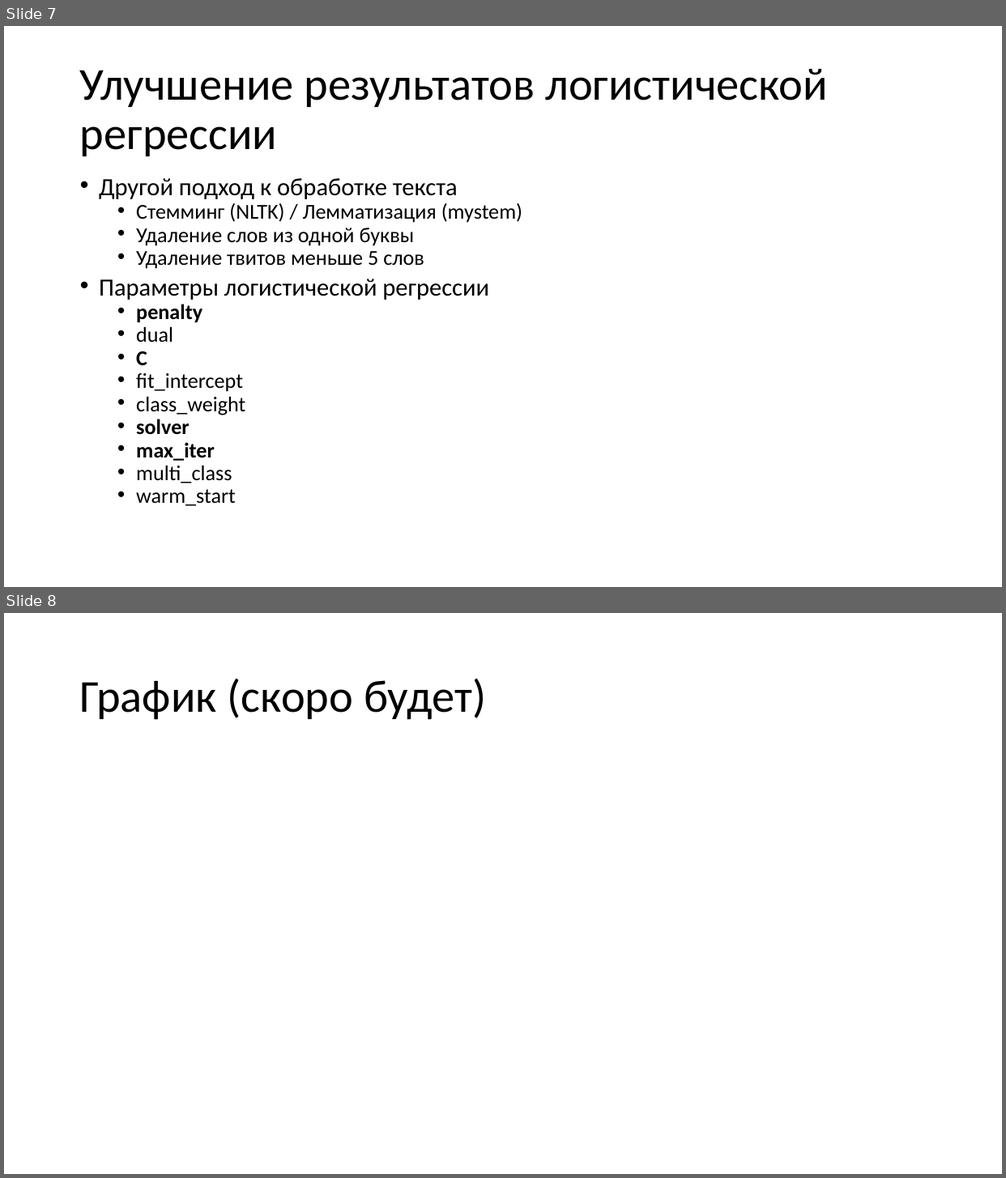
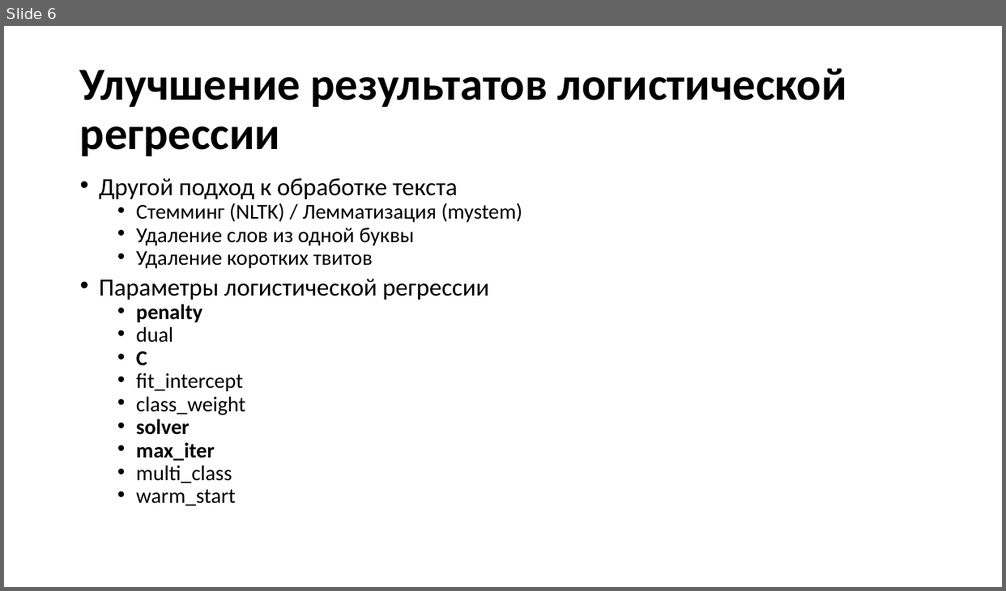
Before and after one commit to LoskutovAnton/Tweets-Sentiment-Analysis, a slide deck: twiton.pptx. Shown one above the other, each under a label of ours: slides 7 and 8 before the commit, slide 6 after it. The pictures are 1006x1178 and 1006x591 pixels, drawn with LibreOffice and Linux fonts; fonts in the diff are those of the drawing; background and template pictures are left out. Boxes give left, top, right and bottom in pixels: in the first picture for what was removed or moved away, otherwise in the second. Text is boxed around its words. In the diff, an @@ line names an element or a change of style, - is before the commit and + after.

```diff
--- a/twiton.pptx
+++ b/twiton.pptx
@@ slide 8 removed at box(4, 613, 1002, 1174), background #FFFFFF @@
@@ title removed at box(80, 679, 486, 720) @@
-График (скоро будет)
@@ what was slide 7 is now slide 6 @@
@@ slide 6 changed as well @@
@@ title "Улучшение результатов логистической регрессии" at box(80, 68, 847, 156): bold on @@
@@ text at box(136, 251, 373, 269): text changed @@
-  • Удаление твитов меньше 5 слов
+  • Удаление коротких твитов
```
Also in this commit, not shown: 6 other slides changed, 8 slides added, 5 other slides removed, 1 other file.
